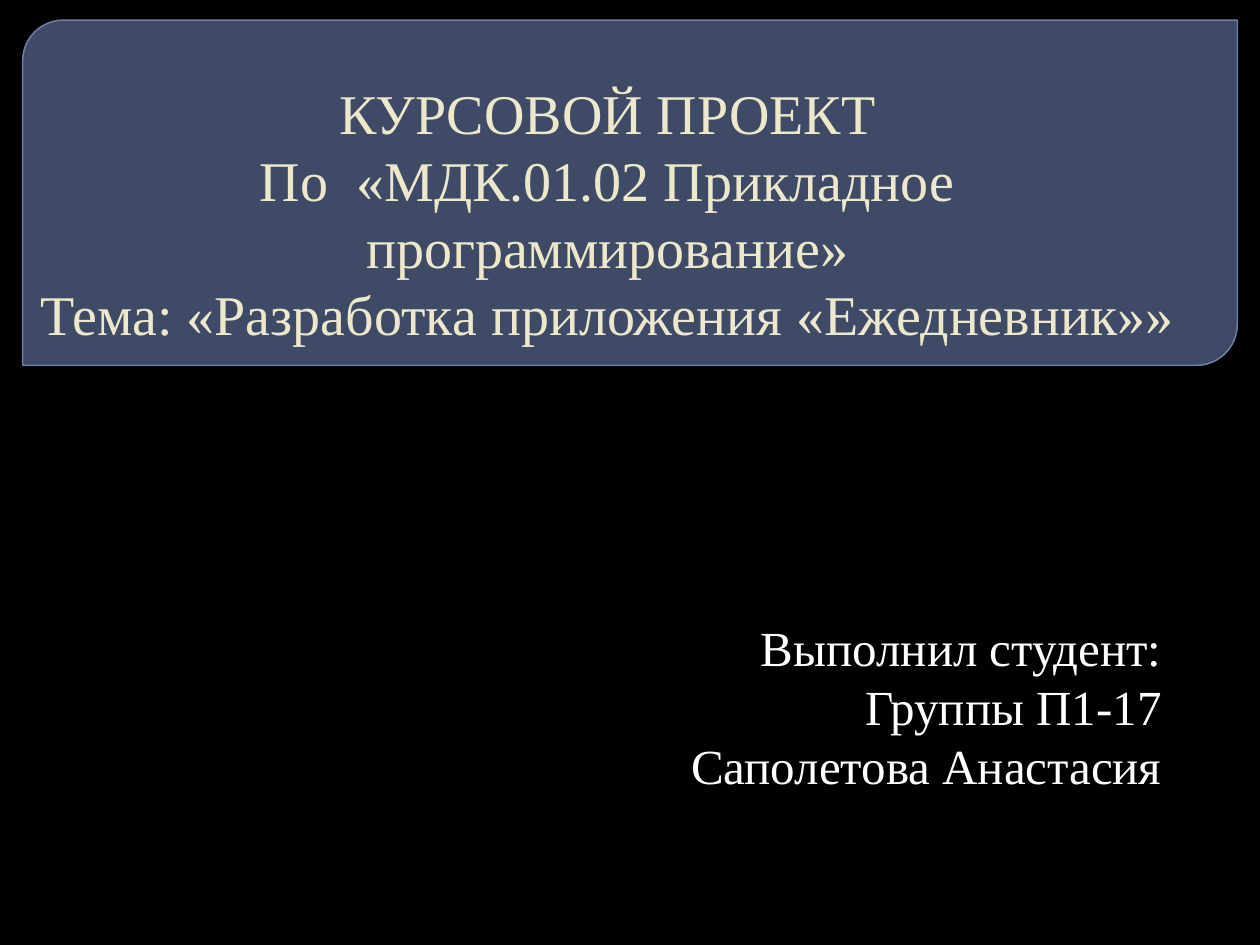
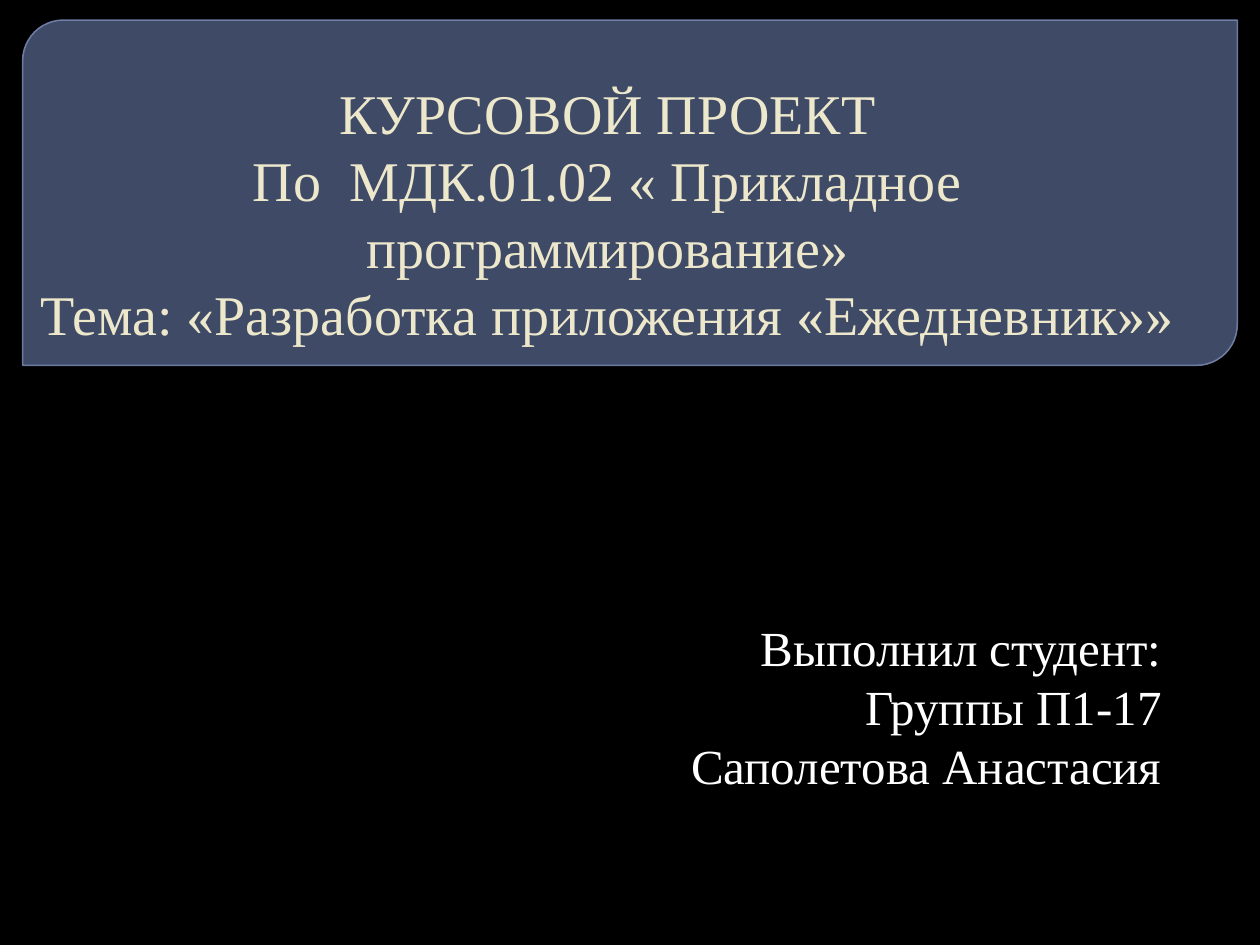
Before and after one commit to prog-kkkmt/p1-17, a slide deck: slide 1 of Курсовая/Презентация.pptx. Drawn at 1260x945 pixels with LibreOffice and Linux fonts; fonts in the diff are those of the drawing; background and template pictures are left out. Boxes give left, top, right and bottom in pixels: in the first picture for what was removed or moved away, otherwise in the second. Text is boxed around its words. In the diff, an @@ line names an element or a change of style, - is before the commit and + after.

```diff
--- a/Курсовая/Презентация.pptx
+++ b/Курсовая/Презентация.pptx
@@ title at bbox=[40, 90, 1173, 346]: text changed @@
-КУРСОВОЙ ПРОЕКТ
-По «МДК.01.02 Прикладное программирование»
-Тема: «Разработка приложения «Ежедневник»»
+КУРСОВОЙ ПРОЕКТ
+По МДК.01.02 « Прикладное программирование»
+Тема: «Разработка приложения «Ежедневник»»
```
Also in this commit, not shown: 12 other files.
